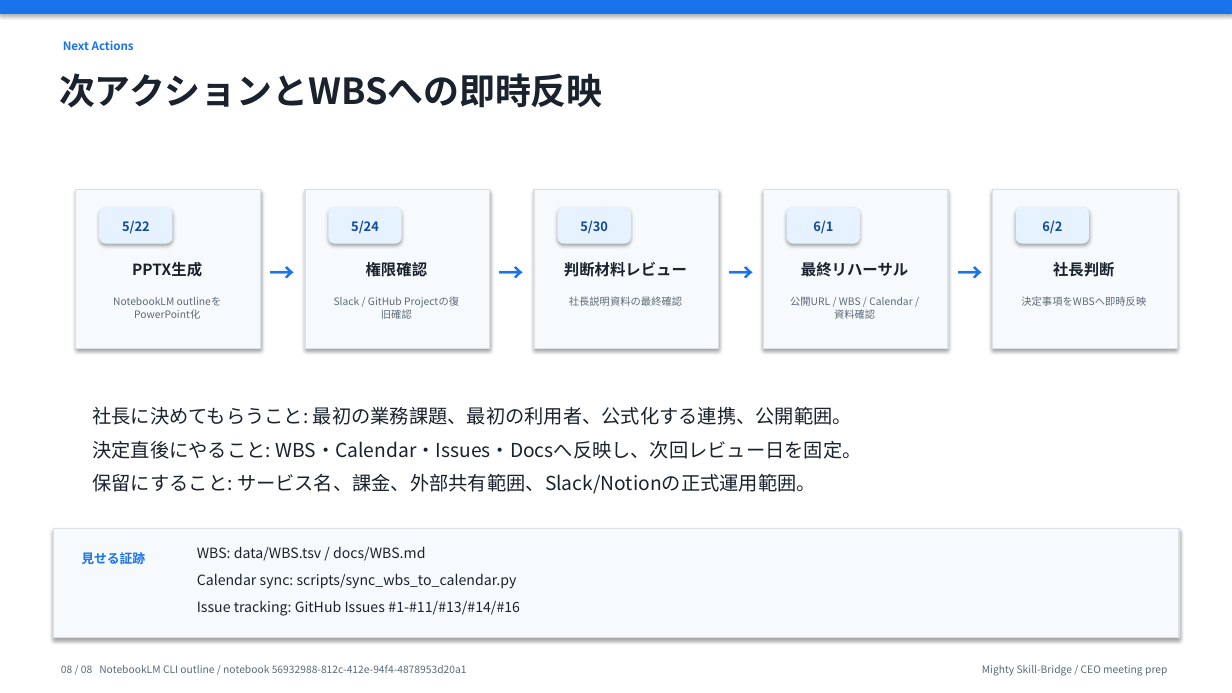
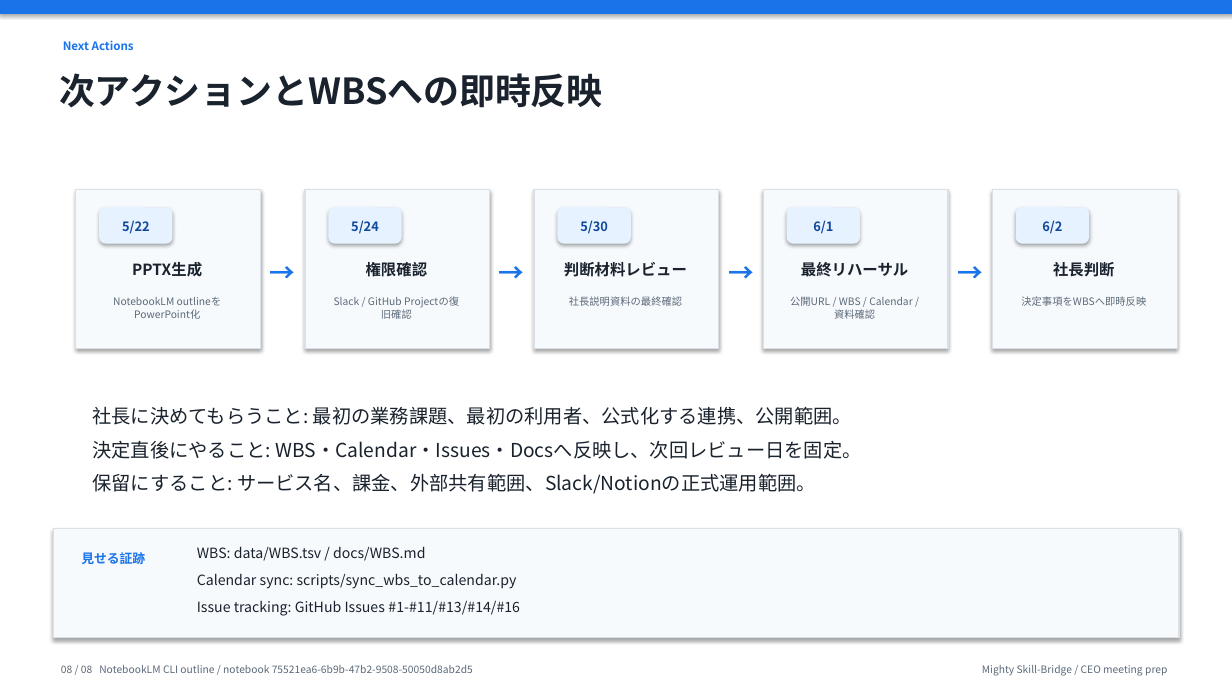
Before and after one commit to kanta13jp1/mighty-link-ai-connect, a slide deck: slide 8 of exports/knowledge_flow/mighty_skill_bridge_ceo_presentation_2026-06-02.pptx. Drawn at 1232x693 pixels with LibreOffice and Linux fonts; fonts in the diff are those of the drawing. Boxes give left, top, right and bottom in pixels: in the first picture for what was removed or moved away, otherwise in the second. Text is boxed around its words. In the diff, an @@ line names an element or a change of style, - is before the commit and + after.

```diff
--- a/exports/knowledge_flow/mighty_skill_bridge_ceo_presentation_2026-06-02.pptx
+++ b/exports/knowledge_flow/mighty_skill_bridge_ceo_presentation_2026-06-02.pptx
@@ text at (61,665,473,673): text changed @@
-08 / 08 NotebookLM CLI outline / notebook 56932988-812c-412e-94f4-4878953d20a1
+08 / 08 NotebookLM CLI outline / notebook 75521ea6-6b9b-47b2-9508-50050d8ab2d5
```
Also in this commit, not shown: 7 other slides changed, 39 other files.
